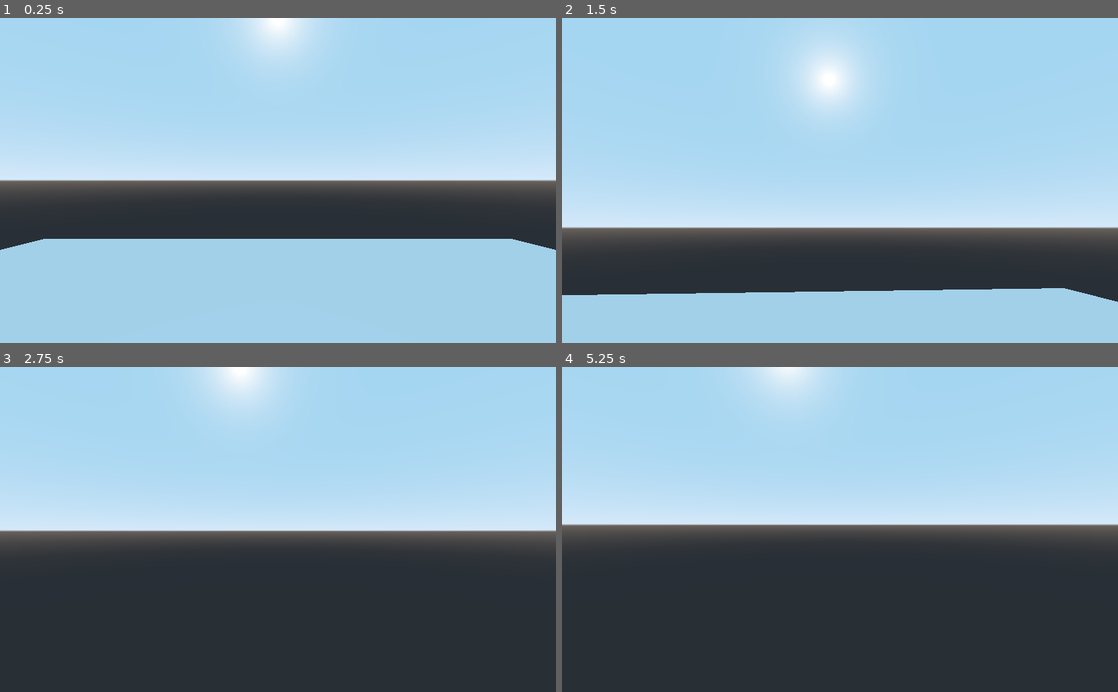
Above: before the commit, frames 1-4 (two rows, left to right).
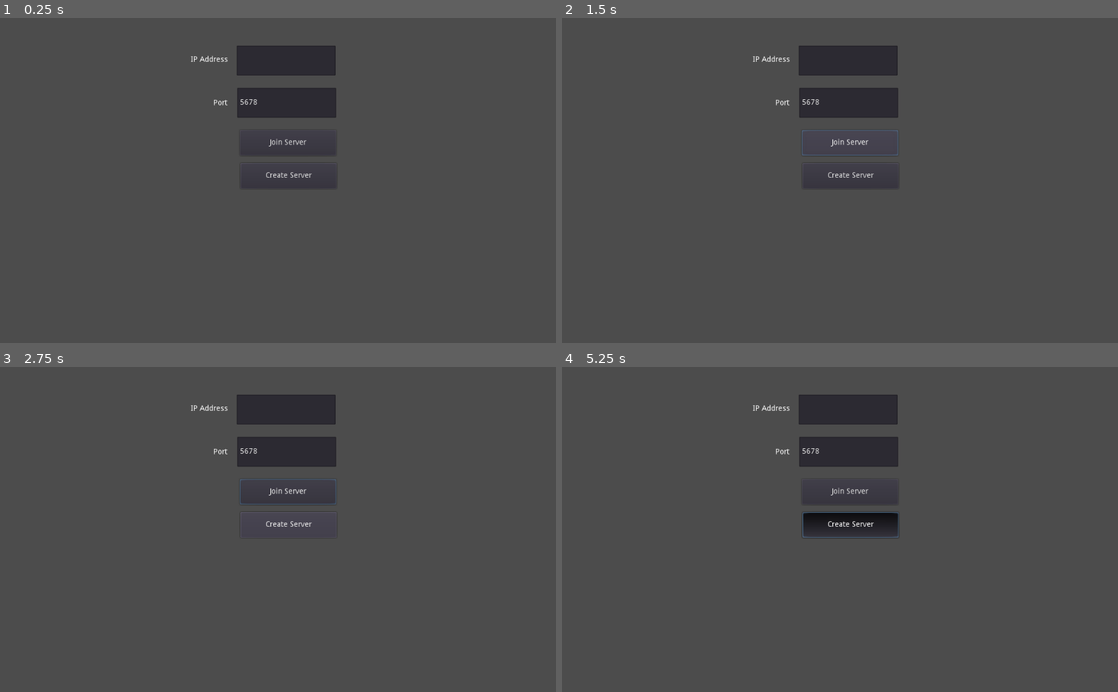
Above: after the commit, the same moments.

Repository: Hazematman/GodotFPS
Game: Godot game, scene res://scenes/MainMenu.tscn
Same seed, same stepped clock (60 frames per second), same inputs: the game is played once before the commit and once after it. Before the commit the project starts from res://scenes/Spatial.tscn.
Inputs (mouse positions are in pixels of both pictures, inside the frame that each line leads up to):
- Up to frame 1 (0.25 s): no input
- Up to frame 2 (1.5 s): click (851, 177) at 0.5 s, where only the run after the commit has a clickable "Create Server"; click (851, 141) at 1.25 s, where only the run after the commit has a clickable "Join Server"
- Up to frame 3 (2.75 s): move the mouse to (305, 529) at 2.02 s; hold W (move_forward) from 2.03 s (still down); hold Shift (run) from 2.03 s (still down)
- Up to frame 4 (5.25 s): keep holding W (move_forward); move the mouse to (812, 529) at 2.77 s; release Shift (run) at 2.78 s; click (812, 529) at 2.85 s; tap Shift (run) at 3.05, 4.35 s; move the mouse to (851, 523) at 3.52 s; hold Shift (run) 3.53-4.28 s; move the mouse to (834, 536) at 4.27 s; move the mouse to (878, 532) at 5.02 s; press the mouse at (878, 532) at 5.03 s

The runs differ from the first frame. In frame 1, 95% of the frame differs, in the area x 0-100%, y 0-100%; in frame 2, 94%; in frame 3, 95%; in frame 4, 95%.

Commit message:
Add basic multiplayer lobby

Diff:
--- a/project.godot
+++ b/project.godot
@@ -11,7 +11,7 @@
 [application]
 
 config/name="TestFPS"
-run/main_scene="res://scenes/Spatial.tscn"
+run/main_scene="res://scenes/MainMenu.tscn"
 config/icon="res://icon.png"
 
 [gdnative]
--- /dev/null
+++ b/scenes/Lobby.tscn
@@ -0,0 +1,60 @@
+[gd_scene load_steps=2 format=2]
+
+[ext_resource path="res://scripts/Lobby.gd" type="Script" id=1]
+
+[node name="Node2D" type="Node2D"]
+script = ExtResource( 1 )
+
+[node name="createServerButton" type="Button" parent="."]
+margin_left = 443.0
+margin_top = 268.0
+margin_right = 620.0
+margin_bottom = 315.0
+rect_pivot_offset = Vector2( 177, 47 )
+text = "Create Server"
+__meta__ = {
+"_edit_use_anchors_": false
+}
+
+[node name="joinServerButton" type="Button" parent="."]
+margin_left = 442.0
+margin_top = 207.0
+margin_right = 619.0
+margin_bottom = 254.0
+rect_pivot_offset = Vector2( 177, 47 )
+text = "Join Server"
+__meta__ = {
+"_edit_use_anchors_": false
+}
+
+[node name="serverIPLabel" type="Label" parent="."]
+margin_left = 351.0
+margin_top = 70.0
+margin_right = 420.0
+margin_bottom = 84.0
+text = "IP Address"
+__meta__ = {
+"_edit_use_anchors_": false
+}
+
+[node name="serverIPEdit" type="LineEdit" parent="serverIPLabel"]
+margin_left = 85.0
+margin_top = -19.0
+margin_right = 267.0
+margin_bottom = 36.0
+
+[node name="serverPortLabel" type="Label" parent="."]
+margin_left = 393.0
+margin_top = 150.0
+margin_right = 433.0
+margin_bottom = 164.0
+text = "Port"
+__meta__ = {
+"_edit_use_anchors_": false
+}
+
+[node name="serverPortEdit" type="LineEdit" parent="serverPortLabel"]
+margin_left = 44.0
+margin_top = -21.0
+margin_right = 226.0
+margin_bottom = 34.0
--- /dev/null
+++ b/scenes/MainMenu.tscn
@@ -0,0 +1,7 @@
+[gd_scene load_steps=2 format=2]
+
+[ext_resource path="res://scenes/Lobby.tscn" type="PackedScene" id=1]
+
+[node name="Node2D" type="Node2D"]
+
+[node name="Node2D" parent="." instance=ExtResource( 1 )]
--- /dev/null
+++ b/scripts/Lobby.gd
@@ -0,0 +1,48 @@
+extends Node2D
+
+export var maxPlayers : int = 4
+export var defaultPort : int = 5678
+
+var currentPort : int = defaultPort
+var currentIp : String = ""
+
+onready var servBut = get_node("createServerButton")
+onready var clientBut = get_node("joinServerButton")
+onready var ipEdit = get_node("serverIPLabel/serverIPEdit")
+onready var portEdit = get_node("serverPortLabel/serverPortEdit")
+
+func get_port():
+	var port = int(portEdit.text)
+	currentPort = port
+
+func get_ip():
+	currentIp = ipEdit.text
+
+func set_callbacks():
+	get_tree().connect("network_peer_connected", self, "_player_connected")
+
+# Called when the node enters the scene tree for the first time.
+func _ready():
+	servBut.connect("pressed", self, "_on_servBut_pressed")
+	clientBut.connect("pressed", self, "_on_clientBut_pressed")
+	portEdit.text = str(defaultPort)
+
+func _on_servBut_pressed():
+	get_port()
+	print("Creating Server at %d" % currentPort)
+	var peer = NetworkedMultiplayerENet.new()
+	peer.create_server(currentPort, maxPlayers)
+	get_tree().network_peer = peer
+	set_callbacks()
+
+func _on_clientBut_pressed():
+	get_port()
+	get_ip()
+	print("Joining Server at %s:%d" % [currentIp, currentPort])
+	var peer = NetworkedMultiplayerENet.new()
+	peer.create_client(currentIp, currentPort)
+	get_tree().network_peer = peer
+	set_callbacks()
+
+func _player_connected(id):
+	print("Player joined %d" % id)
Not shown, added: launch.sh
